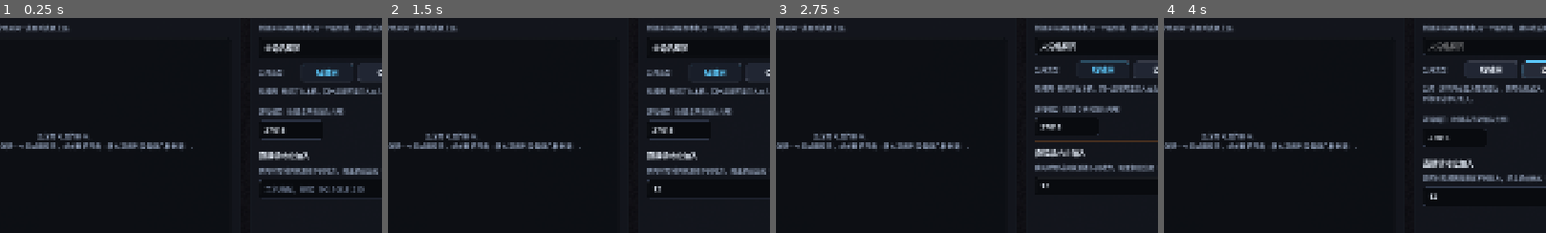
Above: before the commit, frames 1-4 (left to right).
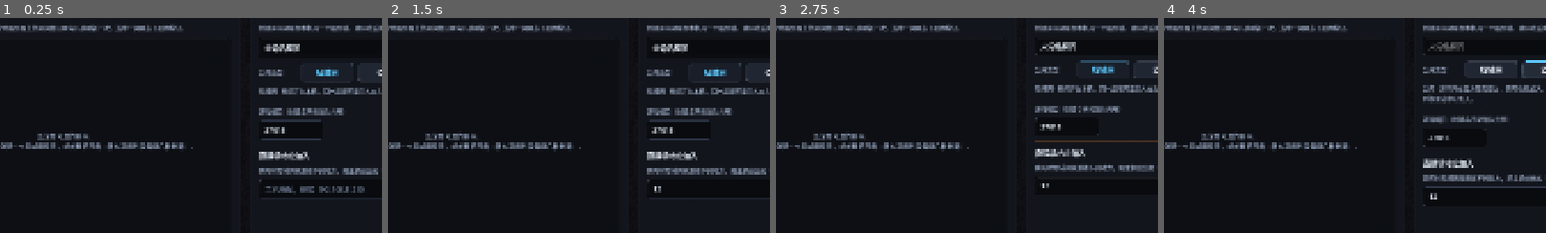
Above: after the commit, the same moments.

Repository: TCOTC/Moltenfrost
Game: Godot game, scene res://scenes/main.tscn
Same seed, same stepped clock (60 frames per second), same inputs: the game is played once before the commit and once after it.
Inputs (mouse positions are % of the whole screen's width and height, from its top left):
- Up to frame 1 (0.25 s): no input
- Up to frame 2 (1.5 s): click (70, 69) at 0.52 s; type "12" at 0.6 s; click "重新探测" at 1.25 s
- Up to frame 3 (2.75 s): click "创建房间" at 2 s
- Up to frame 4 (4 s): click "局域网" at 2.75 s; click "公网" at 3.5 s
The pictures show only the part of the screen within x 18-68%, y 30-80%; the shares and areas given below are measured in that part.

The runs differ from the first frame. In frame 1, 0.8% of the frame differs, in the area x 2-48%, y 3-7%; in frame 2, 0.8%; in frame 3, 0.8%; in frame 4, 0.8%.

Commit message:
空房间不再都叫「未命名房间」：公网房的默认名带端口，列表行也写出端口
官方那几间房共用一个域名、只有端口不同，而登记时没人给过名字，于是列表里出现
两条一字不差的行（「未命名房间 0/2 人 等待中 <域名>」×2），看起来像列表重复了
同一个条目。两处各补一半：

- main.gd 的 _default_room_name：配了目录的房间用「房间 <端口>」当兜底，
  局域网那一档保持中性名（同一个网段里通常只有一间，不必区分）。
- menu.gd 的 _room_label：公网那一行带上端口。它原来是「官方只有一间房」时代写的，
  只写 host；现在与局域网行统一成 host:port，也就是玩家要填进「手动连接」的形式。
- room-directory.py 的兜底同样带上端口，保证这条性质与"谁登记"无关；自检加两条断言。
- 菜单测试新增一例：名字刻意取成一样的两间房必须仍能分辨（用三个不同的名字会绕开这坑）。
- 顺带修掉场景里那句过时提示（官方房间"一直在列表最上面"）。

Diff:
--- a/scenes/menu.tscn
+++ b/scenes/menu.tscn
@@ -115,7 +115,7 @@
 [node name="RoomsHint" type="Label" parent="Root/Layout/Body/RoomsPanel/RoomsMargin/RoomsBox"]
 theme_override_colors/font_color = Color(0.560784, 0.615686, 0.705882, 1)
 theme_override_font_sizes/font_size = 15
-text = "局域网里的房间会自动出现在下面；官方房间一直在列表最上面。"
+text = "局域网里的房间会自动出现在下面；官方服务器上的房间由目录每几秒刷新一次。选中一间再点下面的按钮。"
 autowrap_mode = 3
 
 [node name="Rooms" type="ItemList" parent="Root/Layout/Body/RoomsPanel/RoomsMargin/RoomsBox"]
--- a/scripts/main.gd
+++ b/scripts/main.gd
@@ -458,6 +458,17 @@
 	_refresh_registration()
 
 
+## 没有给房间名时的兜底。**公网房间的兜底带上端口**，因为这个默认值会被展示出去：
+## 官方那边同时开着好几间房，它们在同一个域名上、只有端口不同（见 docs/公网房间方案.md 的
+## 路线 A）。若都用同一个中性名字，列表里就是几条一字不差的行，看着像列表重复了同一个
+## 条目——真机上被问到过。房主在大厅里改过名字之后这个值就被覆盖，因此它只在
+## "还没人来过"时可见。局域网那一档不必区分（同一个网段里通常只有一间），保持中性名字。
+func _default_room_name(port: int) -> String:
+	if not _directory.is_empty():
+		return "房间 %d" % port
+	return LanDiscovery.default_room_name()
+
+
 ## 创建房间：本机开始监听，并且（非专用服务端时）本机也是一个玩家。
 ## 界面上的"创建房间"、命令行的 `--host` 与无头启动都汇聚到这里，三条路径的行为不会有差别。
 ##
@@ -466,7 +477,7 @@
 ##   命令行/无头（false）—— 连上即开局。专用服务端与 tools/net-smoke.mjs 都依赖它，
 ##                          没人能点界面的场合下大厅没有意义（见 docs/公网房间方案.md 的 Q7）。
 func _host_game(room_name: String, port: int, dedicated: bool, via_lobby: bool = false) -> void:
-	_room_name = room_name if not room_name.is_empty() else LanDiscovery.default_room_name()
+	_room_name = room_name if not room_name.is_empty() else _default_room_name(port)
 	_port = port
 	# 这两个标记必须成对设置。少设 `_via_lobby` 的后果不是界面难看，而是**名单根本不下发**——
 	# `_broadcast_lobby()` 与 `in_lobby()` 都看它，于是客户端等在大厅里什么也收不到，
--- a/scripts/menu.gd
+++ b/scripts/menu.gd
@@ -401,9 +401,12 @@
 		var max_players := int(room.get("max", 2))
 		var state := "进行中" if String(room.get("state", "waiting")) == "playing" else "等待中"
 		# 人数与状态都对玩家有用：“2/2 等待中”与“1/2 等待中”是不同的选择。
-		return "%s    %d/%d 人    %s    %s" % [
+		# **端口必须带上**：官方那几间房在同一个域名上，只有端口不同，只写地址会让
+		# 若干行一字不差（真机上被当成“列表重复了一个条目”的 bug）。形式与局域网那一行
+		# 统一，因为它就是玩家要填进「手动连接」的那个地址。
+		return "%s    %d/%d 人    %s    %s:%d" % [
 			String(room.get("name", "房间")), int(room.get("players", 0)), max_players,
-			state, String(room.get("address", "?")),
+			state, String(room.get("address", "?")), int(room.get("port", 0)),
 		]
 	return "%s    %s:%d    %d 人    局域网" % [
 		String(room.get("name", "房间")),
--- a/tests/menu_test.gd
+++ b/tests/menu_test.gd
@@ -181,6 +181,22 @@
 		_ok(not address.is_empty() and address != "0.0.0.0", "加入的地址应当是收到广播的那个地址，实际「%s」" % address)
 		_ok(int(_join_calls[1][1]) == ROOM_PORT, "加入的端口应当取自房间而不是界面上的默认值，实际 %d" % int(_join_calls[1][1]))
 		_ok(int(_join_calls[1][2]) == Lobby.Kind.LAN, "局域网房应当带 LAN 类型，实际 %d" % int(_join_calls[1][2]))
+
+	# **同一地址、同一名字的两间房也必须能分辨。** 这是真机上被问到的那一种：
+	# 官方那边几间房共用一个域名，而一开始的行里只写了地址、没写端口，
+	# 于是列表里出现两条一字不差的行，看起来像列表重复了同一个条目。
+	# 这里刻意把名字也取成一样的，把"能不能分辨"逼到只剩端口这一个变量——
+	# 上面那几条用的是三个不同的名字，恰好绕开了这个坑。
+	_menu.call("_on_directory_rooms", [
+		{"name": "未命名房间", "host": OFFICIAL_HOST, "port": OFFICIAL_ROOM_PORT,
+		 "players": 0, "max": 2, "state": "waiting", "joinable": true},
+		{"name": "未命名房间", "host": OFFICIAL_HOST, "port": OFFICIAL_FULL_PORT,
+		 "players": 0, "max": 2, "state": "waiting", "joinable": true},
+	])
+	var twins := [_list().get_item_text(0), _list().get_item_text(1)]
+	_ok(twins[0] != twins[1], "同地址同名的两间房不应当显示成一模一样，都是「%s」" % twins[0])
+	_ok(twins[0].contains(str(OFFICIAL_ROOM_PORT)) and twins[1].contains(str(OFFICIAL_FULL_PORT)),
+		"公网房间的行里应当带各自的端口，实际「%s」/「%s」" % twins)
 	return true
 
 
Not shown, changed: docs/公网房间方案.md
Not shown, changed: tools/room-directory.py
